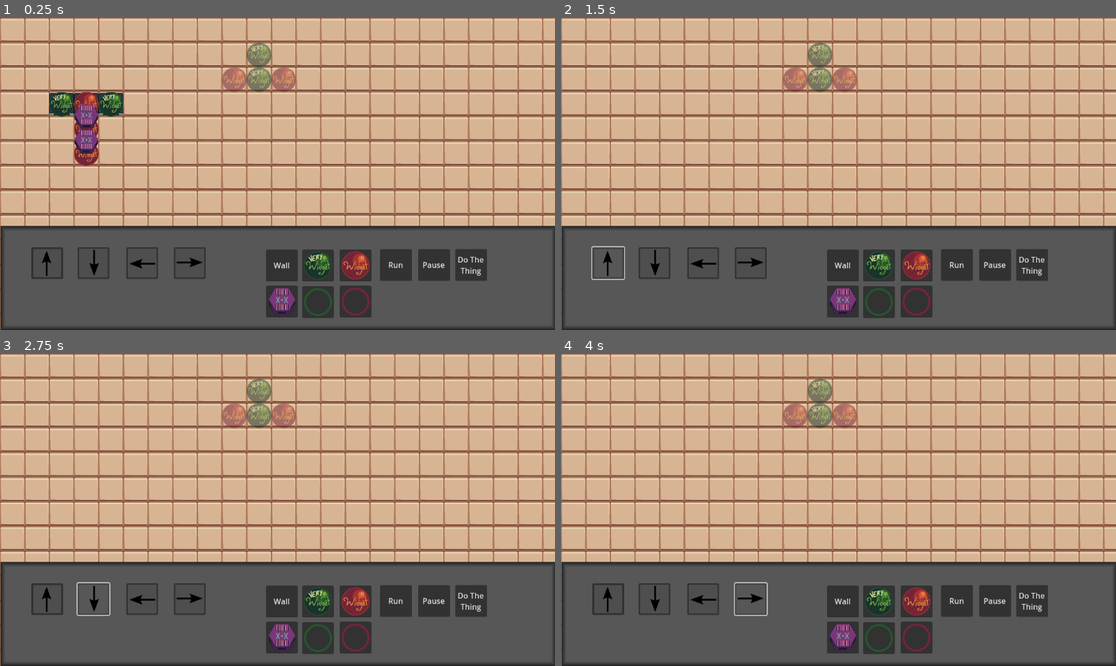
Above: before the commit, frames 1-4 (two rows, left to right).
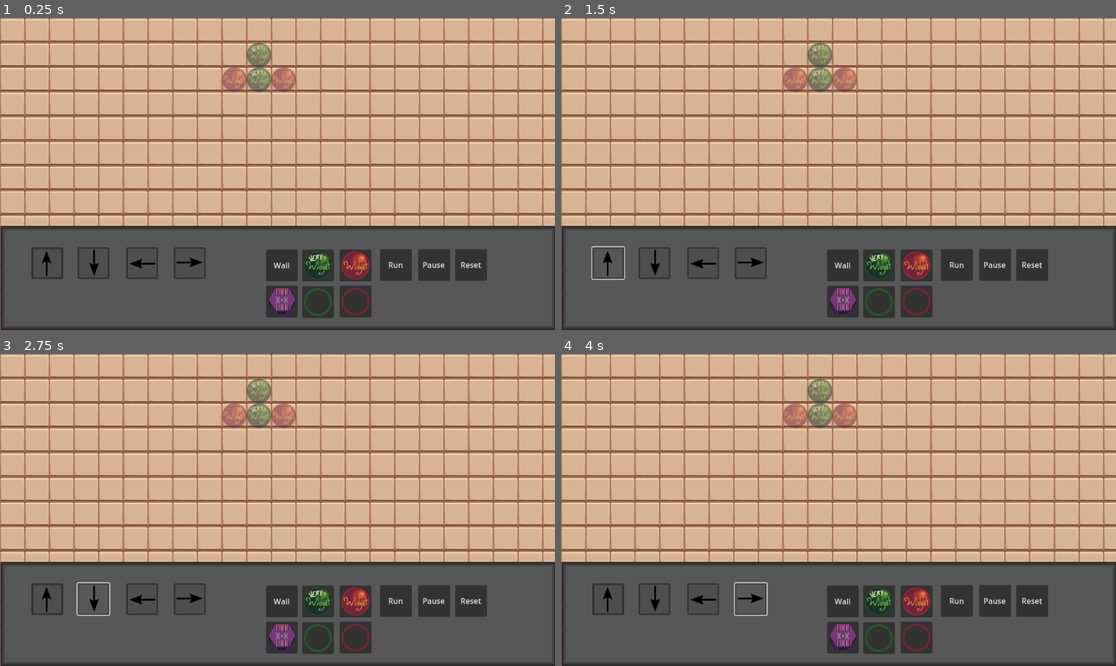
Above: after the commit, the same moments.

Repository: Salanmander/Roguetronics
Game: Godot game, scene res://Factory/factory.tscn
Same seed, same stepped clock (60 frames per second), same inputs: the game is played once before the commit and once after it. The engine's default icon, where the game draws it, is replaced by a stand-in: a white triangle on a blue panel in a dark square.
Inputs (mouse positions are in pixels of both pictures, inside the frame that each line leads up to):
- Up to frame 1 (0.25 s): no input
- Up to frame 2 (1.5 s): click "Do The Thing" (after the commit: "Reset") at 0.5 s; click (610, 264) at 1.25 s
- Up to frame 3 (2.75 s): click (94, 600) at 2 s
- Up to frame 4 (4 s): click (705, 600) at 2.75 s; click (749, 600) at 3.5 s

The runs differ from the first frame. In frame 1, 1.8% of the frame differs, in the area x 8-88%, y 23-83%; in frame 2, 0.1%; in frame 3, 0.1%; in frame 4, 0.1%.

Commit message:
Resetting and line combining

Diff:
--- a/Factory/Assembly/assembly.gd
+++ b/Factory/Assembly/assembly.gd
@@ -17,7 +17,7 @@
 
 const LAYER = 1
 
-
+var assembly_packed:PackedScene = load("res://Factory/Assembly/assembly.tscn")
 var widget_packed:PackedScene = load("res://Factory/Widget/widget.tscn")
 
 signal deleted(this_assembly:Assembly)
@@ -280,6 +280,8 @@
 func get_widgets() -> Array[Widget]:
 	return widgets.duplicate()
 
+#region Combining and deleting
+
 # TODO: There has *got* to be a better way to do this
 func check_for_any_perfect_overlap():
 	for widget:Widget in widgets:
@@ -342,14 +344,26 @@
 
 	pass
 
-func combine_with(other: Assembly, _connect_point: Widget):
+func combine_with(other: Assembly, connect_point: Widget):
 	assert(queued_combine_widget != null, "Error: Combine was initiated without connection point being set")
+
 
 	var to_add:Array[Widget] = other.get_widgets()
 	for widget:Widget in to_add:
 		add_widget_from_other(widget, other)
 
 
+	# connect_point is now in this assembly, so positions can be used directly
+
+	var p1:Vector2 = queued_combine_widget.position
+	var p2:Vector2 = connect_point.position
+
+
+	var new_line = Line2D.new()
+	new_line.points = PackedVector2Array([p1, p2])
+	add_child(new_line)
+
+
 	other.delete()
 
 	pass
@@ -361,6 +375,18 @@
 func delete_widgets():
 	for widget:Widget in widgets:
 		widget.deleted.emit(widget)
+
+#endregion
+
+func clone() -> Assembly:
+	var copy = assembly_packed.instantiate()
+	copy.position = position;
+	copy.monitorable = monitorable;
+
+	for widget:Widget in widgets:
+		copy.add_widget(widget.position, widget.type)
+
+	return copy
 
 func _on_combiner_drop(combiner:Combiner):
 	combiner.drop.disconnect(_on_combiner_drop)
--- a/Factory/Machine/Belt/belt.gd
+++ b/Factory/Machine/Belt/belt.gd
@@ -85,6 +85,10 @@
 
 	pass
 
+func reset():
+	super.reset()
+	drop()
+
 func drop():
 	for widget:Widget in held_widgets:
 		widget.deleted.disconnect(_on_widget_deleted)
--- a/Factory/Machine/Combiner/combiner.gd
+++ b/Factory/Machine/Combiner/combiner.gd
@@ -14,7 +14,7 @@
 
 signal drop(combiner: Combiner)
 
-const LAYER = 2
+const LAYER = 3
 
 
 
@@ -59,3 +59,6 @@
 
 
 	pass
+
+func reset():
+	super.reset()
--- a/Factory/Machine/machine.gd
+++ b/Factory/Machine/machine.gd
@@ -34,6 +34,9 @@
 func run_to(_cycle:float):
 	pass
 
+func reset():
+	last_cycle = 0
+
 
 func _on_area_entered(entering:Area2D):
 	if entering is Widget:
--- a/Factory/factory.tscn
+++ b/Factory/factory.tscn
@@ -197,8 +197,7 @@
 offset_top = 48.0
 offset_right = 1010.0
 offset_bottom = 114.0
-text = "Do The
-Thing"
+text = "Reset"
 expand_icon = true
 
 [node name="FactoryLayer" type="CanvasLayer" parent="."]
@@ -223,4 +222,4 @@
 [connection signal="pressed" from="UILayer/UI/PlaceDispenser" to="FactoryLayer/FactoryFloor" method="_on_place_dispenser_pressed"]
 [connection signal="pressed" from="UILayer/UI/PlaceDispenser2" to="FactoryLayer/FactoryFloor" method="_on_place_dispenser2_pressed"]
 [connection signal="pressed" from="UILayer/UI/PlaceWall" to="FactoryLayer/FactoryFloor" method="_on_place_wall_pressed"]
-[connection signal="pressed" from="UILayer/UI/Test" to="FactoryLayer/FactoryFloor" method="_on_test_pressed"]
+[connection signal="pressed" from="UILayer/UI/Test" to="FactoryLayer/FactoryFloor" method="reset_to_start_of_run"]
--- a/Factory/factory_floor.gd
+++ b/Factory/factory_floor.gd
@@ -38,11 +38,13 @@
 var machines:Array[Machine]
 var conveyor_direction:float
 
+var starting_assemblies:Array[Assembly]
+
 var goal_packed:PackedScene = load("res://Factory/Goal/goal.tscn")
 var goal:Goal
 
 var run:bool = false
-var cycle_time:float = 0.2 # Number of seconds for one cycle
+var cycle_time:float = 1 # Number of seconds for one cycle
 var cycle:float = 0 # Current cycle count
 var last_cycle:float = 0 # Previous frame cycle count
 
@@ -70,6 +72,12 @@
 
 func _physics_process(delta: float):
 	if run:
+
+		# Save initial assembly state:
+		if cycle == 0:
+			for assembly:Assembly in assemblies:
+				starting_assemblies.append(assembly.clone())
+
 		cycle += delta / cycle_time
 
 
@@ -216,6 +224,42 @@
 		i -= 1
 	pass
 
+#region Resetting
+
+func reset_to_start_of_run():
+	delete_assemblies()
+	cycle = 0
+
+	assemblies = starting_assemblies
+	starting_assemblies = []
+
+	for assembly:Assembly in assemblies:
+		add_child(assembly)
+		assembly.deleted.connect(_on_assembly_delete)
+
+	for machine:Machine in machines:
+		machine.reset()
+
+	_on_stop_object_pressed()
+
+
+func delete_assemblies():
+
+	# The assembly delete method removes it from the assemblies array
+	# (indirectly), so we need to duplicate the array first.
+	for assembly:Assembly in assemblies.duplicate():
+		assembly.delete()
+
+
+func delete_machines():
+	for machine:Machine in machines:
+		remove_child(machine)
+
+	machines = []
+
+
+#endregion
+
 func _on_assembly_delete(deleted: Assembly):
 	assemblies.erase(deleted)
 
@@ -291,30 +335,13 @@
 	goal.add_widget(Vector2(Consts.GRID_SIZE,0), 1)
 	goal.add_widget(Vector2(-Consts.GRID_SIZE,0), 1)
 
-	make_widget(Vector2i(3, 3), 1)
-	make_widget(Vector2i(3, 4), 1)
-	make_widget(Vector2i(3, 5), 1)
-	make_combiner(Vector2i(3, 3), Vector2i(0, 1))
-	make_combiner(Vector2i(3, 4), Vector2i(0, 1))
-
-	make_widget(Vector2i(2, 3), 2)
-	make_widget(Vector2i(4, 3), 2)
-
-	make_belt(Vector2i(2, 3), Consts.RIGHT)
-	make_belt(Vector2i(3, 3), Consts.LEFT)
-	make_belt(Vector2i(4, 3), Consts.LEFT)
 
 
 
 
 func _on_test_pressed():
-	for assembly:Assembly in assemblies:
-		remove_child(assembly)
-	for machine:Machine in machines:
-		remove_child(machine)
-
-	assemblies = []
-	machines = []
+
+	reset_to_start_of_run()
 
 	pass # Replace with function body.
 
